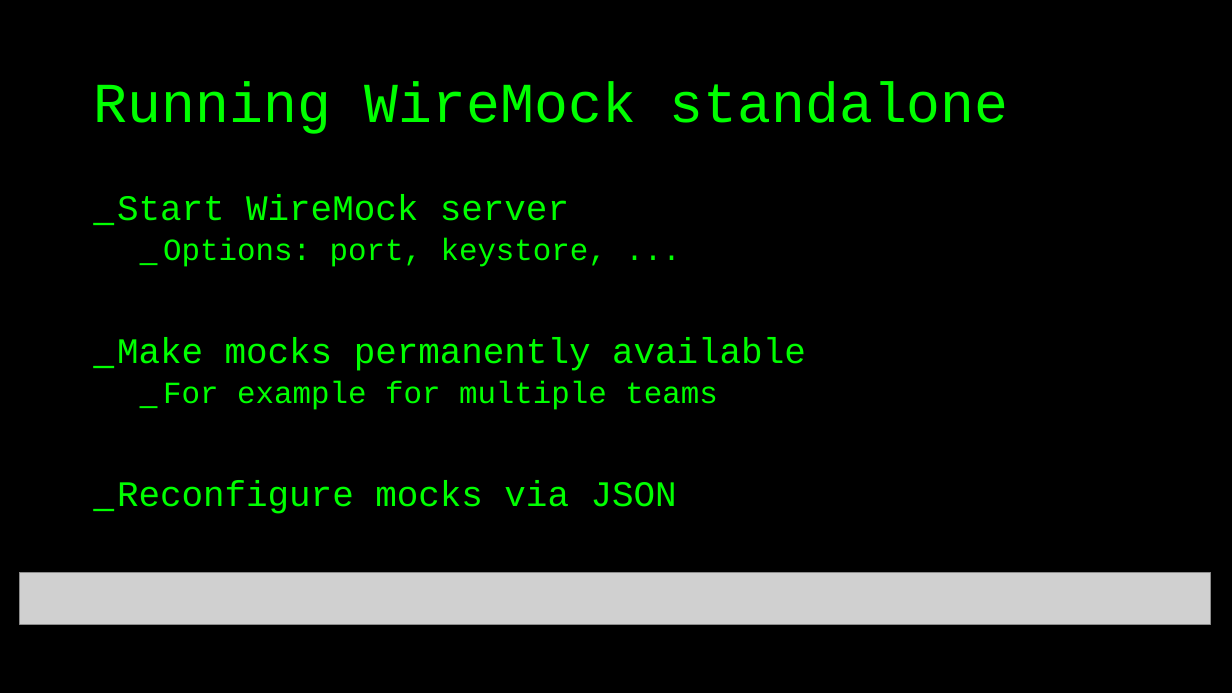
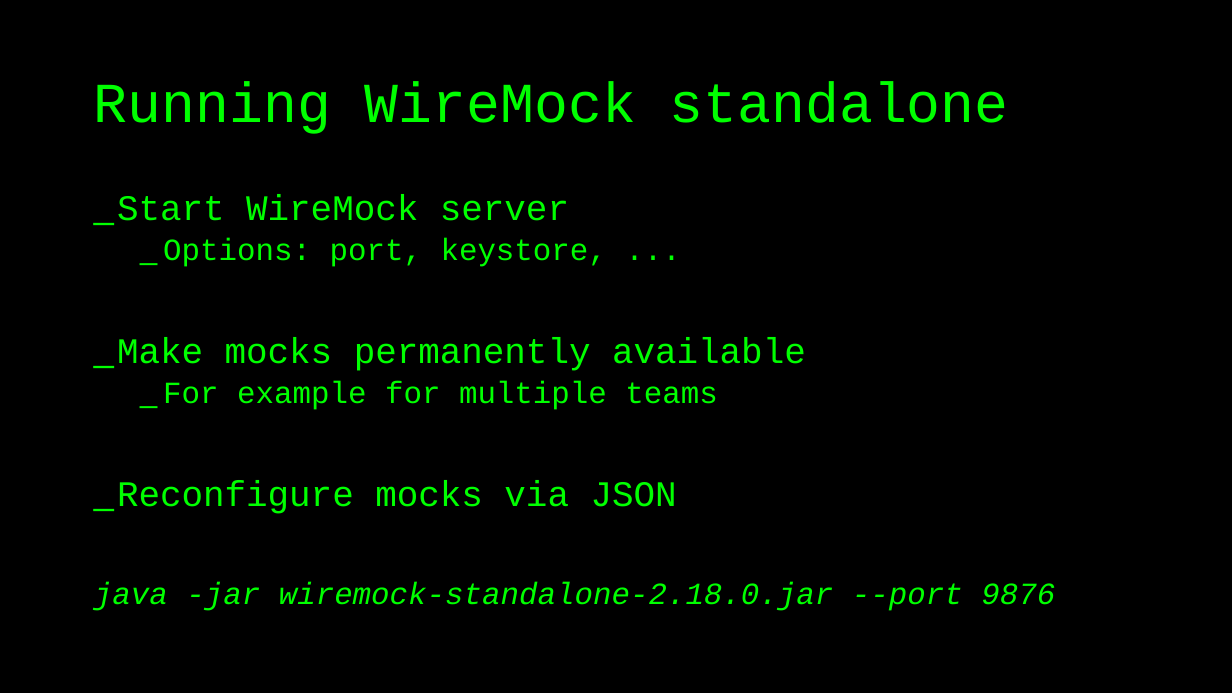
Before and after one commit to basdijkstra/wiremock-workshop, a slide deck: slide 19 of wiremock_workshop.pptx (slide 20 before the commit). Drawn at 1232x693 pixels with LibreOffice and Linux fonts; fonts in the diff are those of the drawing; grey boxes stand for pictures. Boxes give left, top, right and bottom in pixels: in the first picture for what was removed or moved away, otherwise in the second. Text is boxed around its words. In the diff, an @@ line names an element or a change of style, - is before the commit and + after.

```diff
--- a/wiremock_workshop.pptx
+++ b/wiremock_workshop.pptx
@@ picture removed at [19,573,1211,625] @@
@@ text at [94,582,1055,611]: paragraph added @@
+java -jar wiremock-standalone-2.18.0.jar --port 9876
```
Also in this commit, not shown: 2 other slides changed, 1 other file.
